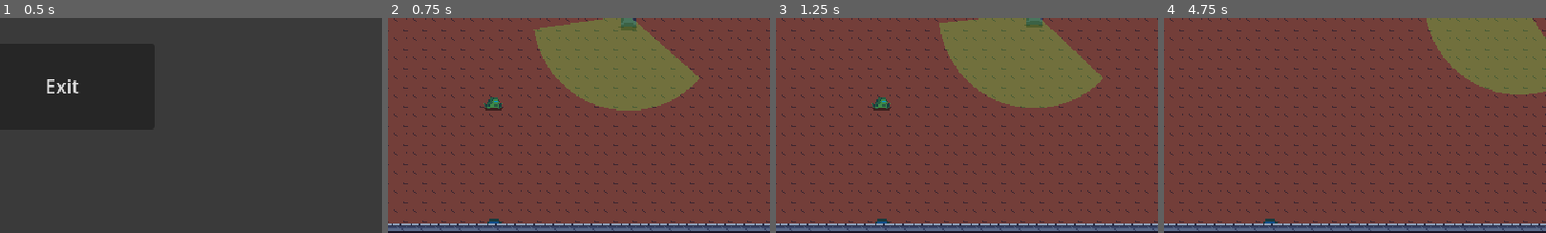
Above: before the commit, frames 1-4 (left to right).
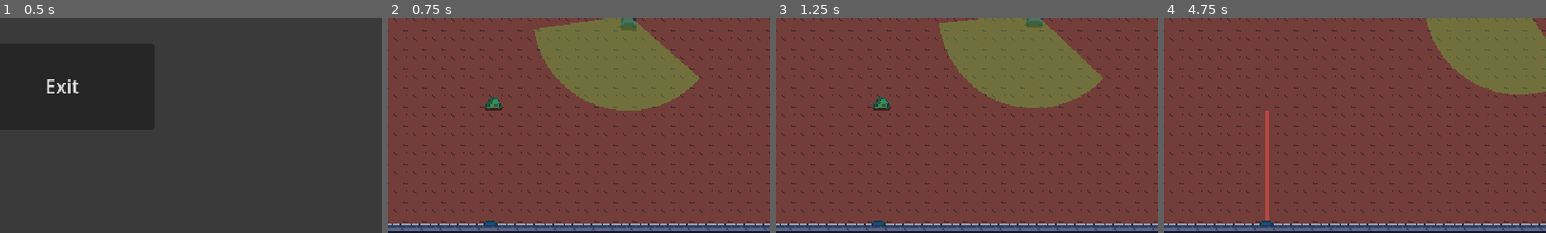
Above: after the commit, the same moments.

Repository: Arssin/ParasiteJam
Game: Godot game, scene res://scenes/main_scene.tscn
The game is run twice, just before and just after one commit, with the same random seed, the same clock (stepped at 60 frames per second) and the same inputs.
Inputs (mouse positions are % of the whole screen's width and height, from its top left):
- Up to frame 1 (0.5 s): no input
- Up to frame 2 (0.75 s): click "PLAY" at 0.5 s
- Up to frame 3 (1.25 s): no input
- Up to frame 4 (4.75 s): click "PLAY" at 1.25 s; move the mouse to (72, 45) at 2.02 s; hold D (move_right) 2.03-2.78 s; click (72, 45) at 2.1 s; move the mouse to (30, 55) at 2.77 s; hold Down (move_down) 2.78-3.53 s; click (30, 55) at 2.85 s; move the mouse to (60, 28) at 3.52 s; hold D (move_right) 3.53-4.28 s; click (60, 28) at 3.6 s; move the mouse to (45, 70) at 4.27 s; hold W (move_up) from 4.28 s (still down); click (45, 70) at 4.35 s
The pictures show only the part of the screen within x 37-87%, y 50-100%; the shares and areas given below are measured in that part.

Frame 1 is identical in both runs. In frame 2, less than 0.1% of the frame differs, in the area x 25-30%, y 93-97%; in frame 3, less than 0.1%; in frame 4, 0.6%, in the area x 25-30%, y 43-97%.

Commit message:
collider kill player

Diff:
--- a/icon.svg
+++ /dev/null
@@ -1 +0,0 @@
-<svg height="128" width="128" xmlns="http://www.w3.org/2000/svg"><rect x="2" y="2" width="124" height="124" rx="14" fill="#363d52" stroke="#212532" stroke-width="4"/><g transform="scale(.101) translate(122 122)"><g fill="#fff"><path d="M105 673v33q407 354 814 0v-33z"/><path fill="#478cbf" d="m105 673 152 14q12 1 15 14l4 67 132 10 8-61q2-11 15-15h162q13 4 15 15l8 61 132-10 4-67q3-13 15-14l152-14V427q30-39 56-81-35-59-83-108-43 20-82 47-40-37-88-64 7-51 8-102-59-28-123-42-26 43-46 89-49-7-98 0-20-46-46-89-64 14-123 42 1 51 8 102-48 27-88 64-39-27-82-47-48 49-83 108 26 42 56 81zm0 33v39c0 276 813 276 813 0v-39l-134 12-5 69q-2 10-14 13l-162 11q-12 0-16-11l-10-65H447l-10 65q-4 11-16 11l-162-11q-12-3-14-13l-5-69z"/><path d="M483 600c3 34 55 34 58 0v-86c-3-34-55-34-58 0z"/><circle cx="725" cy="526" r="90"/><circle cx="299" cy="526" r="90"/></g><g fill="#414042"><circle cx="307" cy="532" r="60"/><circle cx="717" cy="532" r="60"/></g></g></svg>
--- /dev/null
+++ b/scenes/RayCast2D.gd
@@ -0,0 +1,66 @@
+extends RayCast2D
+
+#@onready var casting_particles: GPUParticles2D = $CastingParticles
+#@onready var collision_particles_2: GPUParticles2D = $CollisionParticles2
+#@onready var beam_particle_2d: GPUParticles2D = $BeamParticle2D
+
+var is_casting: bool = false :
+	set(value):
+		is_casting = value
+
+		#beam_particle_2d.emitting = is_casting
+		#casting_particles.emitting = is_casting
+
+		if is_casting:
+			appear()
+		else:
+			#collision_particles_2.emitting = false
+			disapear()
+		set_physics_process(is_casting)
+
+func _ready():
+	is_casting = false
+
+
+func _physics_process(delta: float) -> void:
+	var cast_point := target_position
+	force_raycast_update()
+
+	#collision_particles_2.emitting = is_colliding()
+
+	if is_colliding():
+		cast_point = to_local(get_collision_point())
+		var collider = get_collider()
+
+		if collider is Player:
+			collider.queue_free()
+
+		#collision_particles_2.global_rotation = get_collision_normal().angle()
+		#collision_particles_2.position = cast_point
+
+	$Line2D.points[1] = cast_point
+	#beam_particle_2d.position = cast_point * 0.5
+	#beam_particle_2d.process_material.emission_box_extents.x = cast_point.length() * 0.5
+
+
+
+func appear() -> void:
+	var tween = create_tween()
+	tween.tween_property($Line2D, "width", 3.0, 0.2)
+
+
+func disapear() -> void:
+	var tween = create_tween()
+	tween.tween_property($Line2D, "width", 0, 0.1)
+
+
+func _on_timer_timeout() -> void:
+	self.is_casting = true
+	%Timer.stop()
+	%endLaser.start()
+
+
+func _on_end_laser_timeout() -> void:
+	self.is_casting = false
+	%endLaser.stop()
+	%Timer.start()
--- /dev/null
+++ b/scenes/laser.gd
@@ -0,0 +1,16 @@
+extends Node2D
+
+
+# Called when the node enters the scene tree for the first time.
+func _ready() -> void:
+	$Timer.start()
+
+
+# Called every frame. 'delta' is the elapsed time since the previous frame.
+func _process(delta: float) -> void:
+	pass
+
+
+
+func _on_timer_timeout() -> void:
+	$RayCast2D.enabled = true
--- a/scenes/laser.tscn
+++ b/scenes/laser.tscn
@@ -1,11 +1,14 @@
-[gd_scene load_steps=2 format=3 uid="uid://clrte50v5ertq"]
+[gd_scene load_steps=4 format=3 uid="uid://clrte50v5ertq"]
 
 [ext_resource type="Texture2D" uid="uid://bb4hix8x7d8wo" path="res://assets/MapPrototype.png" id="1_8aa40"]
+[ext_resource type="Script" path="res://scenes/laser.gd" id="1_lvvr3"]
+[ext_resource type="Script" path="res://scenes/RayCast2D.gd" id="3_s6w2m"]
 
 [node name="laser" type="Node2D"]
+script = ExtResource("1_lvvr3")
 
 [node name="Sprite2D" type="Sprite2D" parent="."]
-position = Vector2(3.1, -0.499999)
+position = Vector2(2.38419e-07, -5.96046e-08)
 scale = Vector2(2, 1.939)
 texture = ExtResource("1_8aa40")
 hframes = 8
@@ -13,5 +16,25 @@
 frame = 31
 
 [node name="Timer" type="Timer" parent="."]
+unique_name_in_owner = true
+wait_time = 3.0
+
+[node name="endLaser" type="Timer" parent="."]
+unique_name_in_owner = true
+wait_time = 2.0
 
 [node name="AnimationPlayer" type="AnimationPlayer" parent="."]
+
+[node name="RayCast2D" type="RayCast2D" parent="."]
+position = Vector2(0, 12)
+target_position = Vector2(0, -92)
+collision_mask = 2
+script = ExtResource("3_s6w2m")
+
+[node name="Line2D" type="Line2D" parent="RayCast2D"]
+rotation = 0.00174533
+points = PackedVector2Array(0, 0, 0, -75)
+default_color = Color(0.705882, 0.282353, 0.262745, 1)
+
+[connection signal="timeout" from="Timer" to="RayCast2D" method="_on_timer_timeout"]
+[connection signal="timeout" from="endLaser" to="RayCast2D" method="_on_end_laser_timeout"]
Not shown, removed: icon.svg.import
